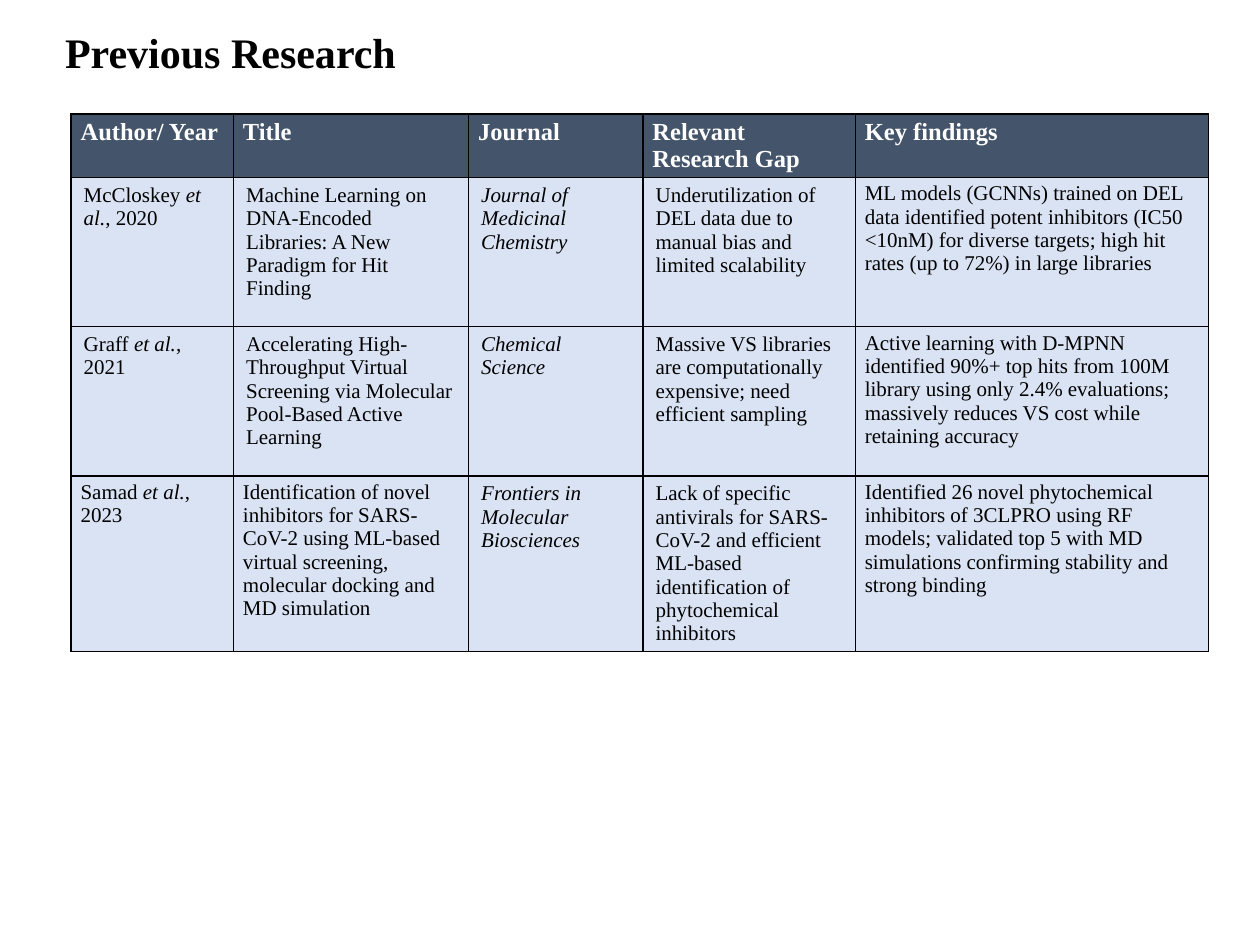
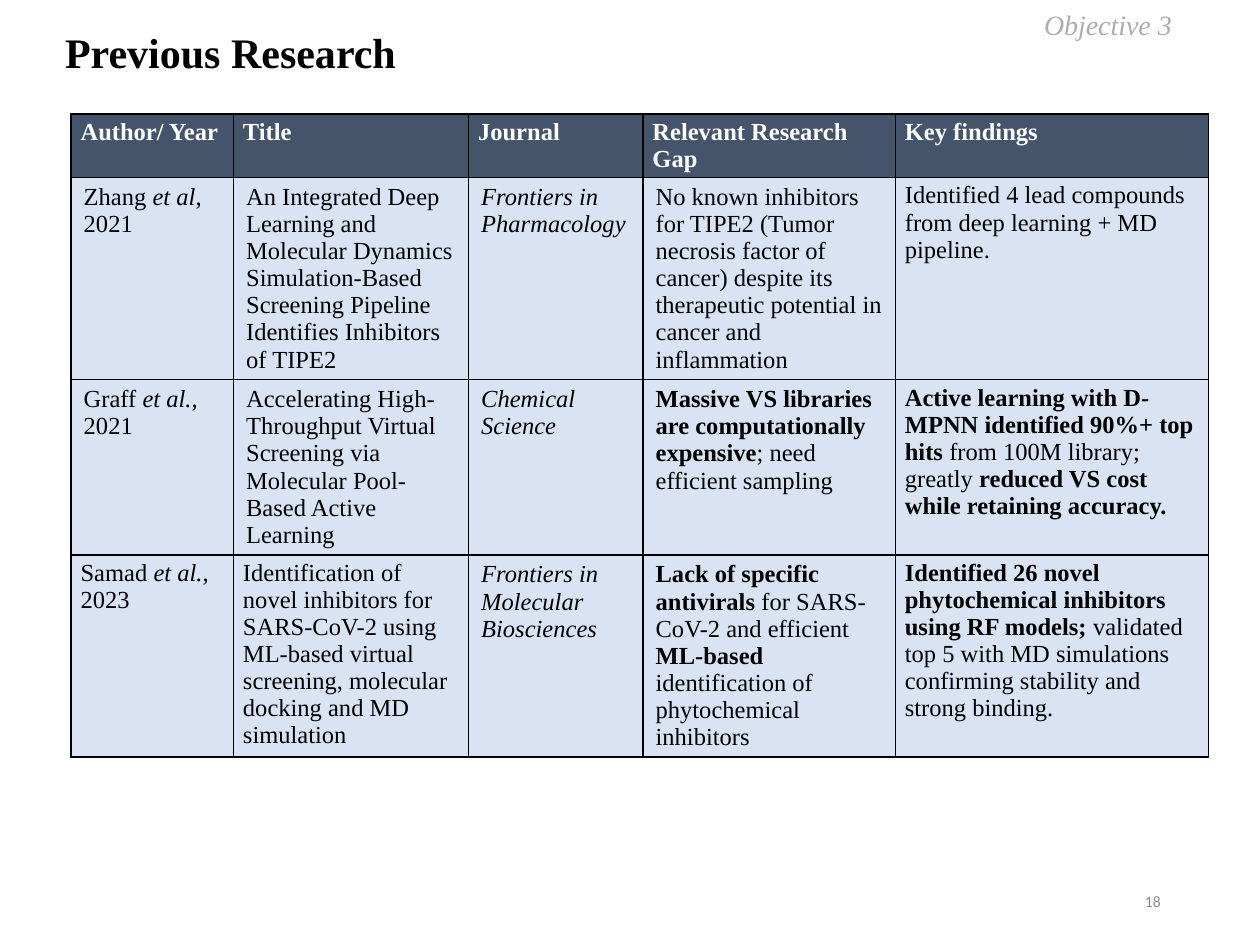
Before and after one commit to Vinoth0202/Training-to-Divya, a slide deck: slide 18 of DC - Dhivya G.pptx (slide 19 before the commit). Drawn at 1260x945 pixels with LibreOffice and Linux fonts; fonts in the diff are those of the drawing. Boxes give left, top, right and bottom in pixels: in the first picture for what was removed or moved away, otherwise in the second. Text is boxed around its words. In the diff, an @@ line names an element or a change of style, - is before the commit and + after.

```diff
--- a/DC - Dhivya G.pptx
+++ b/DC - Dhivya G.pptx
@@ text added at <box>1044,16,1172,41</box>, 16 pt, text #AFABAB, italic @@
+Objective 3
@@ table at <box>71,113,1207,808</box> @@
-row 2: McCloskey et al., 2020 | Machine Learning on DNA-Encoded Libraries: A New Paradigm for Hit Finding | Journal of Medicinal Chemistry | Underutilization of DEL data due to manual bias and limited scalability | ML models (GCNNs) trained on DEL data identified potent inhibitors (IC50 <10nM) for diverse targets; high hit rates (up to 72%) in large libraries
+row 2: Zhang et al, 2021 | An Integrated Deep Learning and Molecular Dynamics Simulation-Based Screening Pipeline Identifies Inhibitors of TIPE2 | Frontiers in Pharmacology | No known inhibitors for TIPE2 (Tumor necrosis factor of cancer) despite its therapeutic potential in cancer and inflammation | Identified 4 lead compounds from deep learning + MD pipeline.
-row 3, column 5: Active learning with D-MPNN identified 90%+ top hits from 100M library using only 2.4% evaluations; massively reduces VS cost while retaining accuracy
+row 3, column 5: Active learning with D-MPNN identified 90%+ top hits from 100M library; greatly reduced VS cost while retaining accuracy.
-row 4, column 5: Identified 26 novel phytochemical inhibitors of 3CLPRO using RF models; validated top 5 with MD simulations confirming stability and strong binding
+row 4, column 5: Identified 26 novel phytochemical inhibitors using RF models; validated top 5 with MD simulations confirming stability and strong binding.
@@ size 12 to 14 pt in "Graff et al., 2021", "Accelerating High-Throughput Virtual Screening via Molecular ...", "Chemical Science", "Massive VS libraries are computationally expensive; need ..." and 4 more places @@
@@ bold on in "Massive VS libraries are computationally expensive;", "Lack of specific antivirals ML-based" @@
@@ page number added at <box>1145,896,1161,907</box>, 9 pt, text #8C8C8C @@
+18
```
Also in this commit, not shown: 28 other slides changed, 2 slides added, 4 slides removed, 1 other file.
